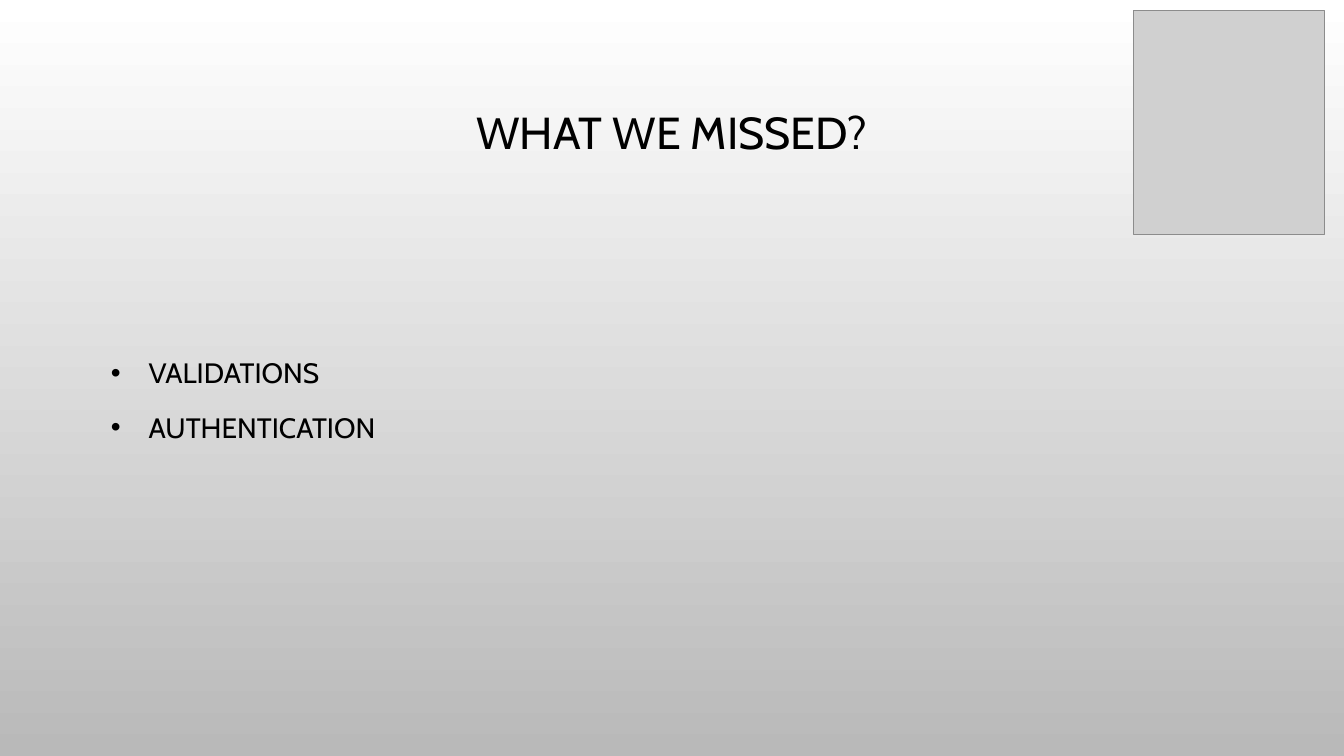
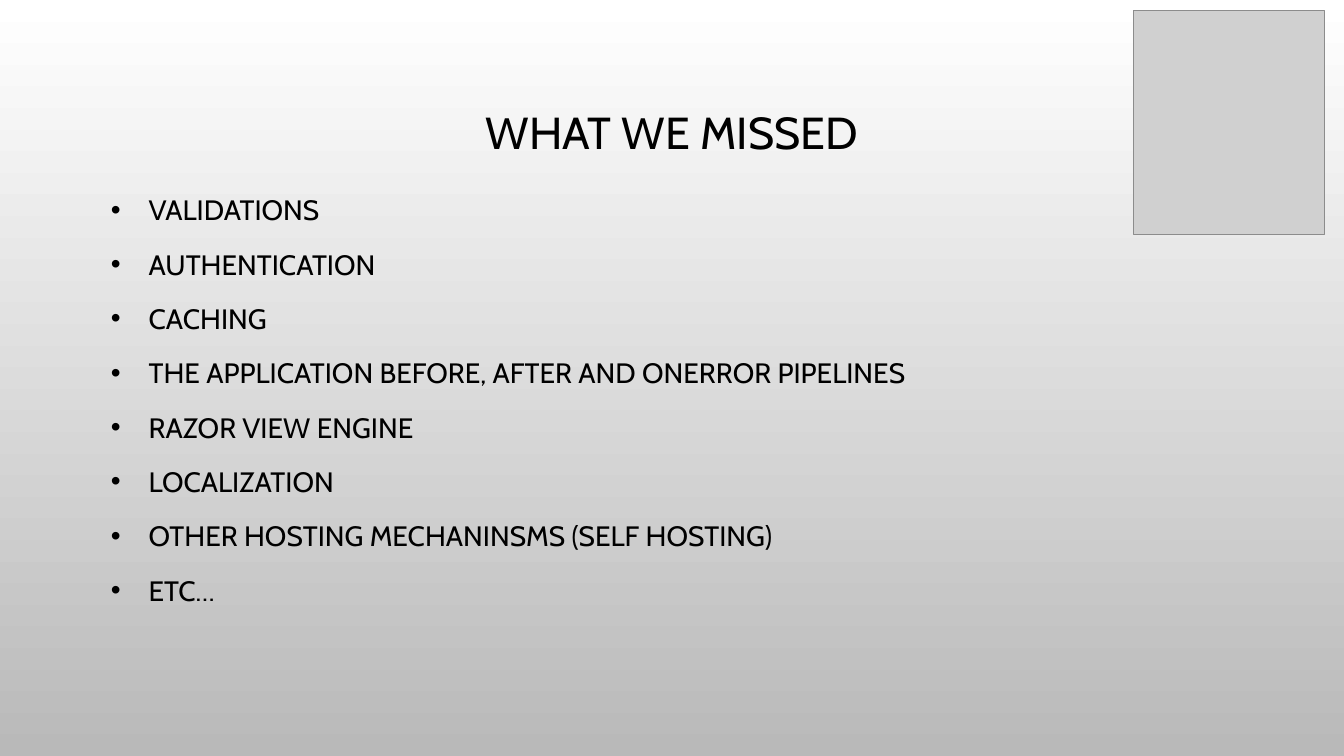
Before and after one commit to snavarropino/nancyFxSession, a slide deck: slide 14 of nancyFx.pptx. Drawn at 1344x756 pixels with LibreOffice and Linux fonts; fonts in the diff are those of the drawing; grey boxes stand for pictures; background and template pictures are left out. Boxes give left, top, right and bottom in pixels: in the first picture for what was removed or moved away, otherwise in the second. Text is boxed around its words. In the diff, an @@ line names an element or a change of style, - is before the commit and + after.

```diff
--- a/nancyFx.pptx
+++ b/nancyFx.pptx
@@ title at [486, 117, 857, 150]: text changed @@
-WHAT WE MISSED?
+WHAT WE MISSED
@@ text at [149, 309, 906, 602]: paragraphs added @@
+• CACHING
+• THE APPLICATION BEFORE, AFTER AND ONERROR PIPELINES
+• RAZOR VIEW ENGINE
+• LOCALIZATION
+• OTHER HOSTING MECHANINSMS (SELF HOSTING)
+• ETC…
```
Also in this commit, not shown: 2 other slides changed, 1 other file.
